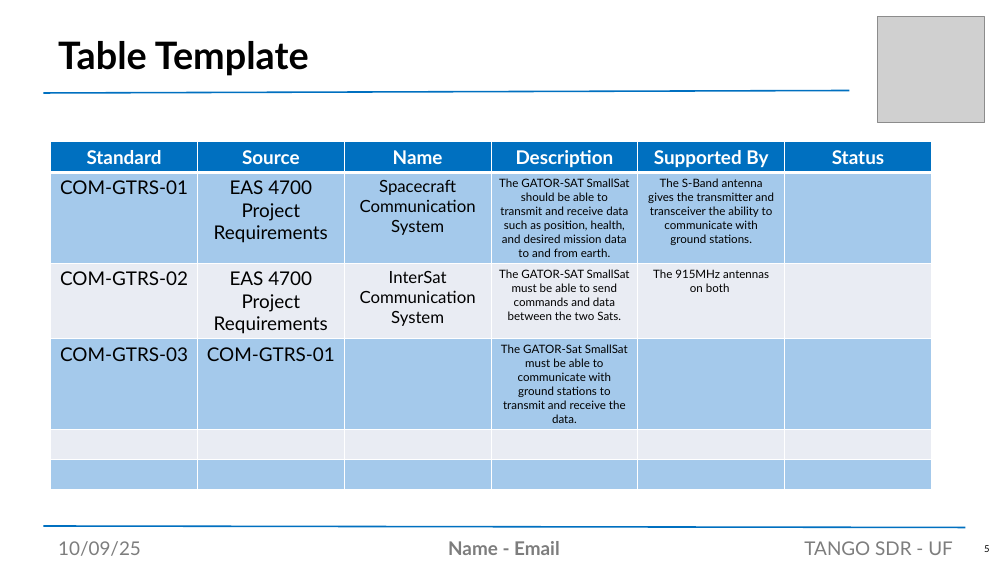
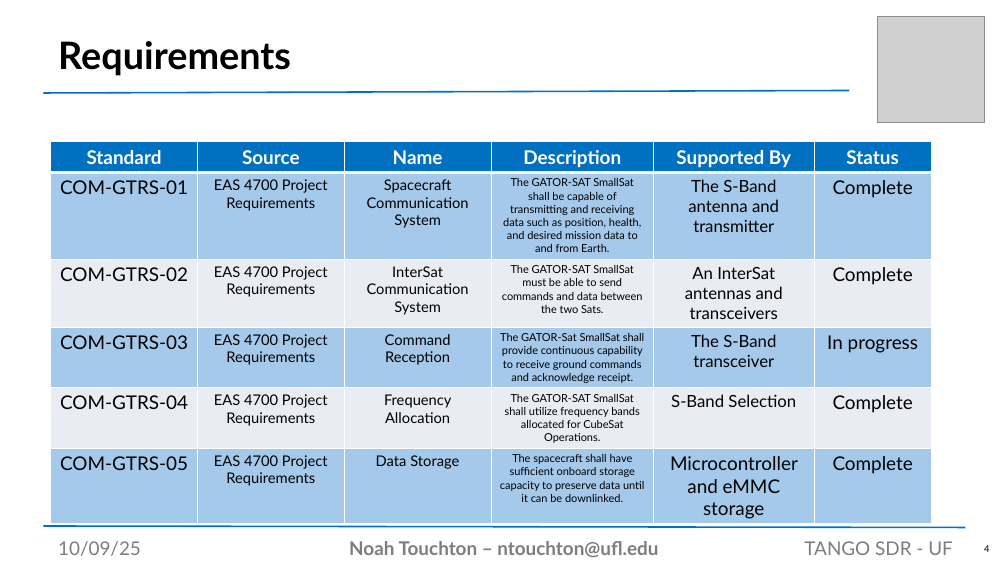
Before and after one commit to noahtouchton/School, a slide deck: slide 4 of Fall 2025/Aero Design 1/PowerPoint/SDR Presentation Template.pptx (slide 5 before the commit). Drawn at 1008x567 pixels with LibreOffice and Linux fonts; fonts in the diff are those of the drawing; grey boxes stand for pictures. Boxes give left, top, right and bottom in pixels: in the first picture for what was removed or moved away, otherwise in the second. Text is boxed around its words. In the diff, an @@ line names an element or a change of style, - is before the commit and + after.

```diff
--- a/Fall 2025/Aero Design 1/PowerPoint/SDR Presentation Template.pptx
+++ b/Fall 2025/Aero Design 1/PowerPoint/SDR Presentation Template.pptx
@@ title at (58,41,291,76): text changed @@
-Table Template
+Requirements
@@ table at (51,142,931,524) @@
-row 2: COM-GTRS-01 | EAS 4700 Project Requirements | Spacecraft Communication System | The GATOR-SAT SmallSat should be able to transmit and receive data such as position, health, and desired mission data to and from earth. | The S-Band antenna gives the transmitter and transceiver the ability to communicate with ground stations. | 
+row 2: COM-GTRS-01 | EAS 4700 Project Requirements | Spacecraft Communication System | The GATOR-SAT SmallSat shall be capable of transmitting and receiving data such as position, health, and desired mission data to and from Earth. | The S-Band antenna and transmitter | Complete
-row 3, column 5: The 915MHz antennas on both
+row 3, column 5: An InterSat antennas and transceivers
-row 3, column 6: 
+row 3, column 6: Complete
-row 4: COM-GTRS-03 | COM-GTRS-01 |  | The GATOR-Sat SmallSat must be able to communicate with ground stations to transmit and receive the data. |  | 
+row 4: COM-GTRS-03 | EAS 4700 Project Requirements | Command Reception | The GATOR-Sat SmallSat shall provide continuous capability to receive ground commands and acknowledge receipt. | The S-Band transceiver | In progress
-row 5:  |  |  |  |  | 
+row 5: COM-GTRS-04 | EAS 4700 Project Requirements | Frequency Allocation | The GATOR-SAT SmallSat shall utilize frequency bands allocated for CubeSat Operations. | S-Band Selection | Complete
-row 6:  |  |  |  |  | 
+row 6: COM-GTRS-05 | EAS 4700 Project Requirements | Data Storage | The spacecraft shall have sufficient onboard storage capacity to preserve data until it can be downlinked. | Microcontroller and eMMC storage | Complete
@@ size 18 to 14 pt in "EAS 4700 Project Requirements", "EAS 4700 Project Requirements" @@
@@ size 16 to 14 pt in "Spacecraft Communication System", "InterSat Communication System" @@
@@ size 11 to 10.5 pt in "The GATOR-SAT SmallSat must be able to ..." @@
@@ text at (349,541,658,557): text changed @@
-Name - Email
+Noah Touchton – ntouchton@ufl.edu
@@ page number at (984,545,989,552): text changed @@
-5
+4
```
Also in this commit, not shown: 1 other slide changed, 5 other files.
